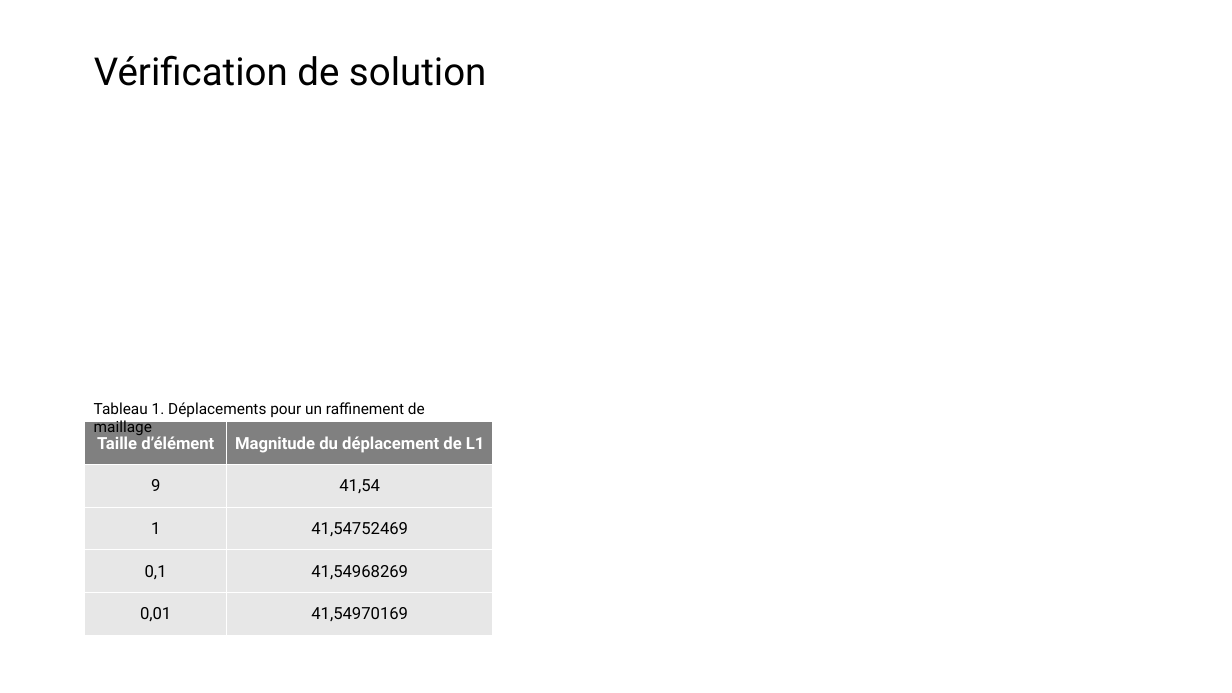
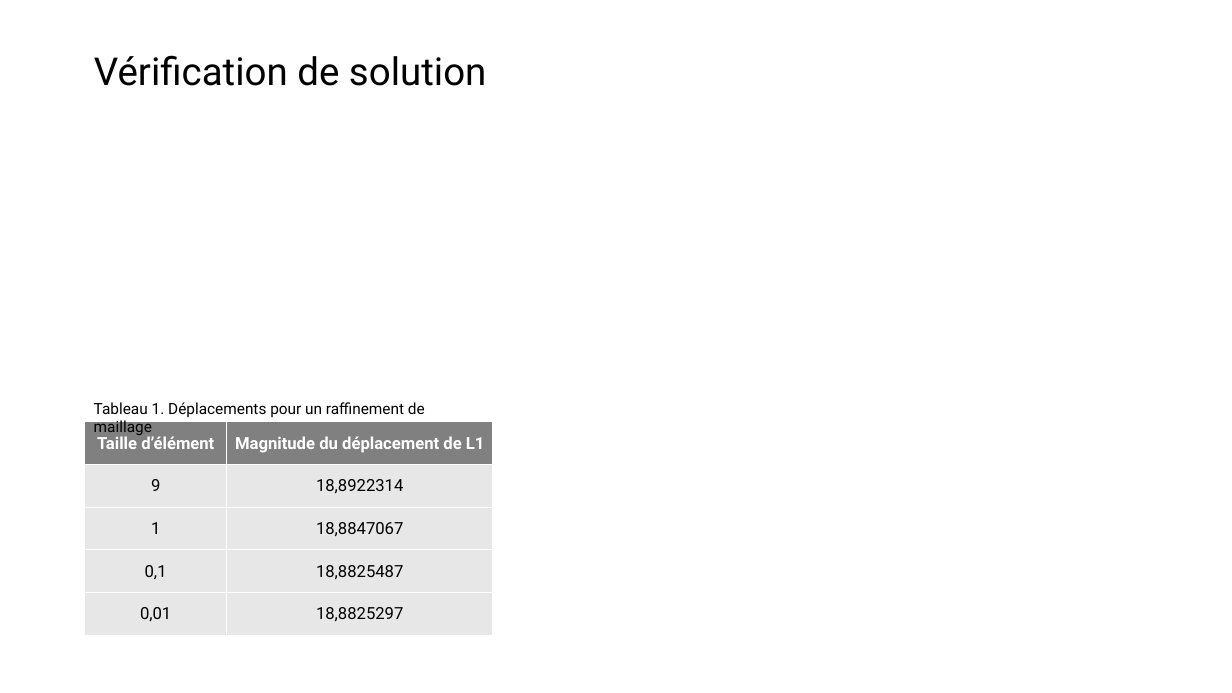
Before and after one commit to AcileSf/MEC8211ProjetFinal, a slide deck: slide 9 of Rapport_Projet_V1.pptx. Drawn at 1232x693 pixels with LibreOffice and Linux fonts; fonts in the diff are those of the drawing; grey boxes stand for pictures. Boxes give left, top, right and bottom in pixels: in the first picture for what was removed or moved away, otherwise in the second. Text is boxed around its words. In the diff, an @@ line names an element or a change of style, - is before the commit and + after.

Commit message:
Verif sol

```diff
--- a/Rapport_Projet_V1.pptx
+++ b/Rapport_Projet_V1.pptx
@@ table at bbox=[85, 421, 494, 635] @@
-row 2, column 2: 41,54
+row 2, column 2: 18,8922314
-row 3, column 2: 41,54752469
+row 3, column 2: 18,8847067
-row 4, column 2: 41,54968269
+row 4, column 2: 18,8825487
-row 5, column 2: 41,54970169
+row 5, column 2: 18,8825297
```
